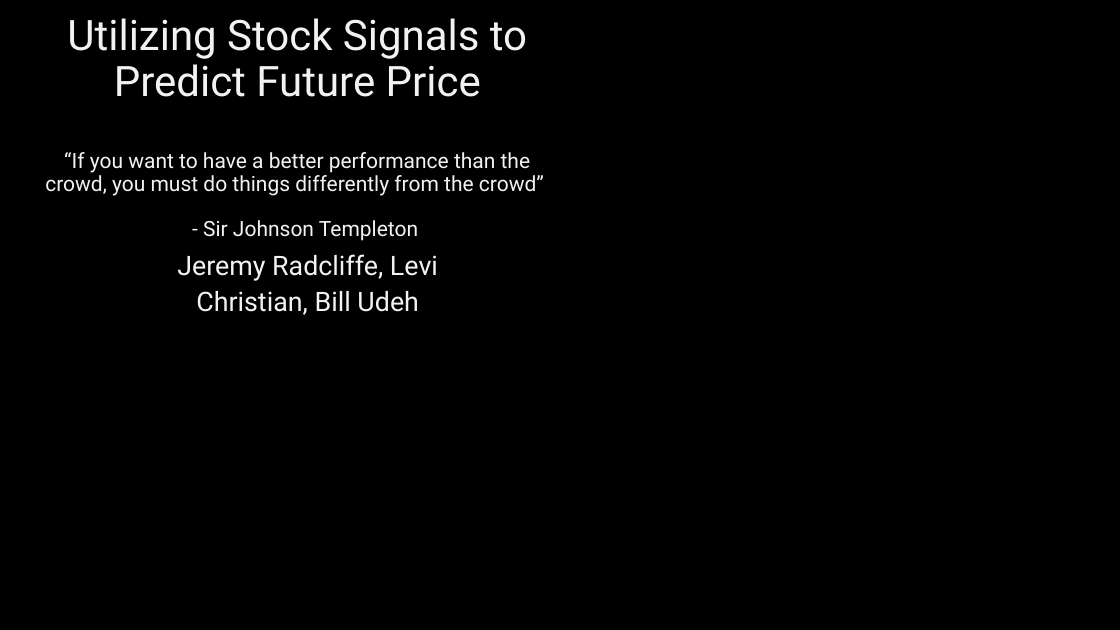
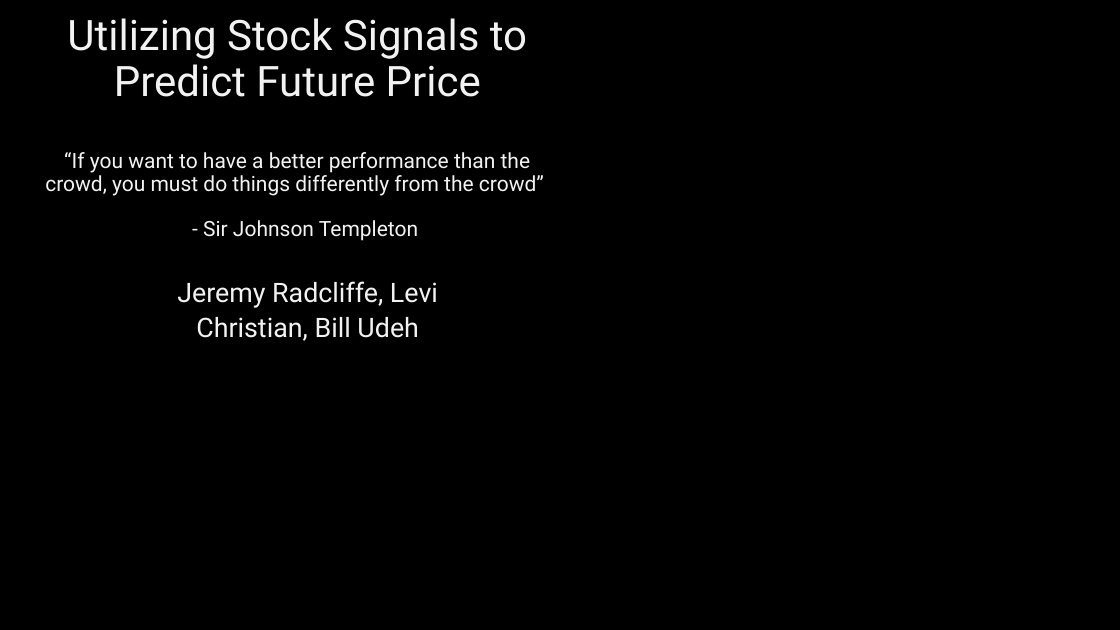
Before and after one commit to lchristij/MLProject, a slide deck: slide 1 of Stock Trading Algo.pptx. Drawn at 1120x630 pixels with LibreOffice and Linux fonts; fonts in the diff are those of the drawing; background and template pictures are left out. Boxes give left, top, right and bottom in pixels: in the first picture for what was removed or moved away, otherwise in the second. Text is boxed around its words. In the diff, an @@ line names an element or a change of style, - is before the commit and + after.

```diff
--- a/Stock Trading Algo.pptx
+++ b/Stock Trading Algo.pptx
@@ subtitle "Jeremy Radcliffe, Levi Christian, Bill ...": place and size @@
-subtitle "Jeremy Radcliffe, Levi Christian, Bill ..." at (177, 254, 438, 315)
+subtitle "Jeremy Radcliffe, Levi Christian, Bill ..." at (177, 281, 438, 341)
```
Also in this commit, not shown: 7 other slides changed, 1 slide added, 2 slides removed, 2 other files.
